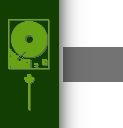
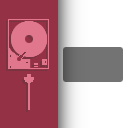
Two versions of the same layered image (w=123, h=128). Layer-by-layer changes:
painted on "text block" over (63, 47, 123, 82)
hid group "green" (4 layers) over (0, 0, 59, 128)
showed group "pink" (5 layers) over (0, 0, 58, 128)
